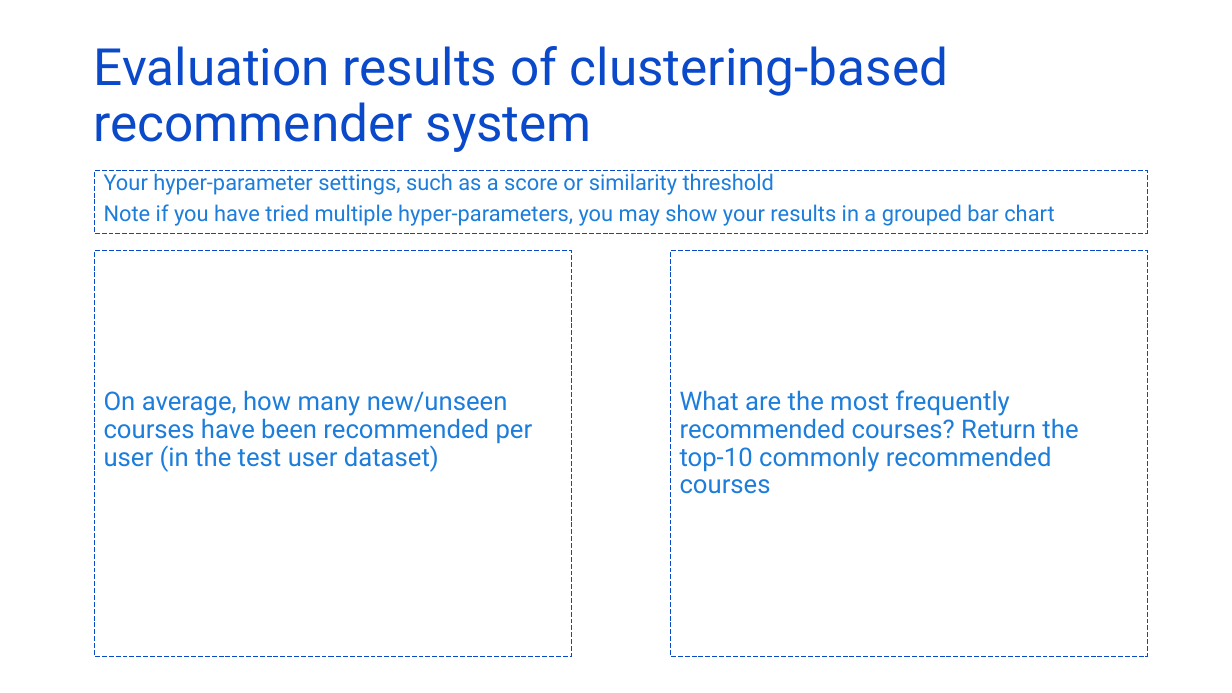
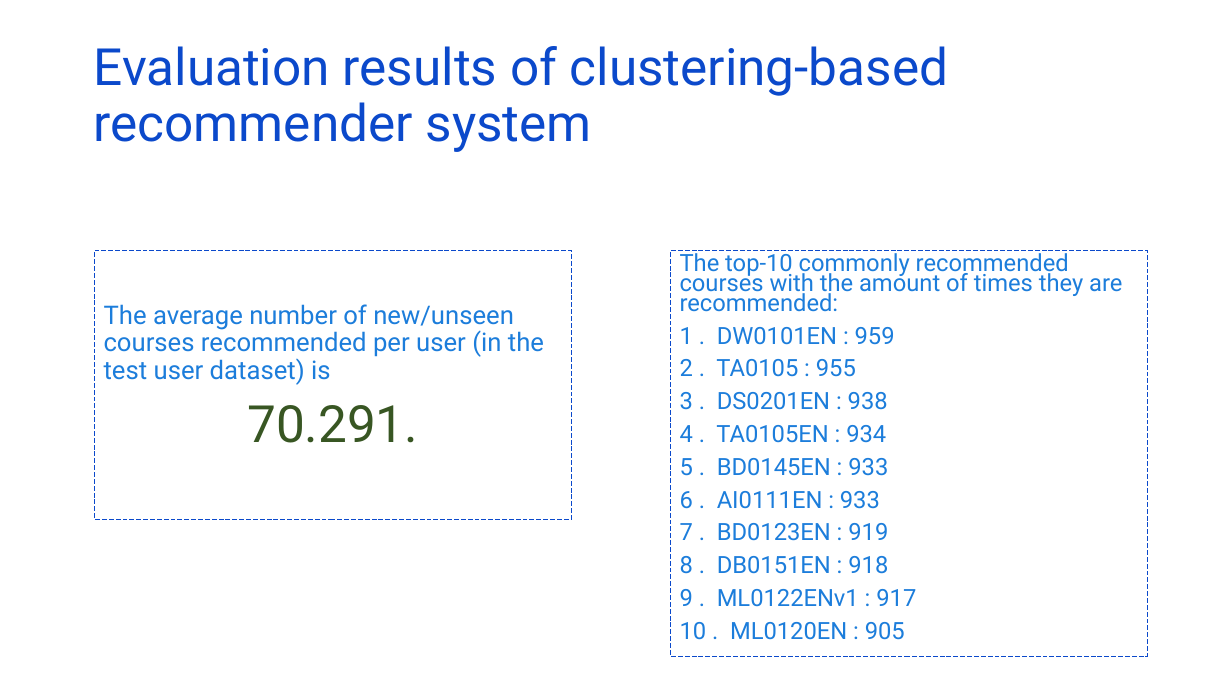
Before and after one commit to kymayodeji/ibm_ml_course, a slide deck: slide 15 of course6_Capstone/ml-capstone-template-coursera.pptx (slide 16 before the commit). Drawn at 1232x693 pixels with LibreOffice and Linux fonts; fonts in the diff are those of the drawing. Boxes give left, top, right and bottom in pixels: in the first picture for what was removed or moved away, otherwise in the second. Text is boxed around its words. In the diff, an @@ line names an element or a change of style, - is before the commit and + after.

Commit message:
updated course 6 labs and completed capstone ppt

```diff
--- a/course6_Capstone/ml-capstone-template-coursera.pptx
+++ b/course6_Capstone/ml-capstone-template-coursera.pptx
@@ rectangle removed at (x1=94, y1=171, x2=1148, y2=234) @@
-Your hyper-parameter settings, such as a score or similarity threshold
-Note if you have tried multiple hyper-parameters, you may show your results in a grouped bar chart
@@ rectangle "The average number of new/unseen ..." resized from (x1=94, y1=250, x2=571, y2=656) to (x1=94, y1=250, x2=571, y2=519) @@
@@ text in rectangle at (x1=680, y1=250, x2=1122, y2=640): text changed; size 20 to 18.5 pt @@
-What are the most frequently recommended courses? Return the top-10 commonly recommended courses
+The top-10 commonly recommended courses with the amount of times they are recommended:
+1 . DW0101EN : 959
+2 . TA0105 : 955
+3 . DS0201EN : 938
+4 . TA0105EN : 934
+5 . BD0145EN : 933
+6 . AI0111EN : 933
+7 . BD0123EN : 919
+8 . DB0151EN : 918
+9 . ML0122ENv1 : 917
+10 . ML0120EN : 905
@@ text in rectangle at (x1=104, y1=304, x2=544, y2=443): text changed @@
-On average, how many new/unseen courses have been recommended per user (in the test user dataset)
+The average number of new/unseen courses recommended per user (in the test user dataset) is
+70.291.
```
Also in this commit, not shown: 5 other slides changed, 7 slides added, 8 slides removed, 9 other files.
